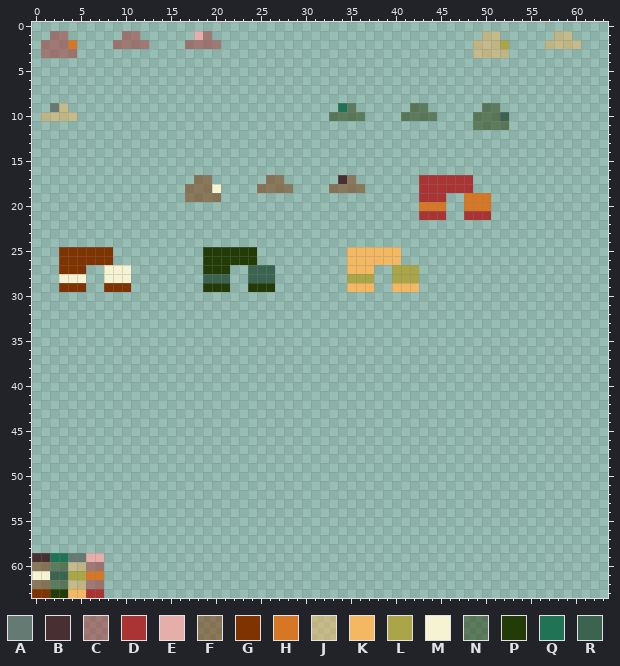
Two states of a pixel-art sprite, mccore/src/main/resources/assets/iv_tdp_modubar/textures/decors/multideck_filler_beer_2.png. This is how it looked before the edit.
The file is 64x64 pixels.
Palette (. is transparent): A #657a73  B #482f32  C #aa343480  D #aa3434  E #e5aea9  F #7f330080  G #7f3300  H #d67725  J #f3b86180  K #f3b861  L #aaa547  M #f6f3d2  N #223b0780  P #223b07  Q #207355  R #3a6450
Pixels before, first column x 0:
 1 ..CC......CC......EC..............................JJ......JJ.
 2 .CCCH....CCCC....CCCC............................JJJL....JJJJ
 3 .CCCC............................................JJJJ........
 4 .............................................................
 5 .............................................................
 6 .............................................................
 7 .............................................................
 8 .............................................................
 9 ..AJ..............................QN......NN......NN.........
10 .JJJJ............................NNNN....NNNN....NNNR........
11 .................................................NNNN........
12 .............................................................
13 .............................................................
14 .............................................................
15 .............................................................
16 .............................................................
17 ..................FF......FF......BF.......DDDDDD............
18 .................FFFM....FFFF....FFFF......DDDDDD............
19 .................FFFF......................DDD..HHH..........
20 ...........................................HHH..HHH..........
21 ...........................................DDD..DDD..........
22 .............................................................
23 .............................................................
24 .............................................................
25 ...GGGGGG..........PPPPPP..........KKKKKK....................
26 ...GGGGGG..........PPPPPP..........KKKKKK....................
27 ...GGG..MMM........PPP..RRR........KKK..LLL..................
28 ...MMM..MMM........RRR..RRR........LLL..LLL..................
29 ...GGG..GGG........PPP..PPP........KKK..KKK..................
30 .............................................................
31 .............................................................
32 .............................................................
33 .............................................................
34 .............................................................
35 .............................................................
36 .............................................................
37 .............................................................
38 .............................................................
39 .............................................................
40 .............................................................
41 .............................................................
42 .............................................................
43 .............................................................
44 .............................................................
45 .............................................................
46 .............................................................
47 .............................................................
48 .............................................................
49 .............................................................
50 .............................................................
51 .............................................................
52 .............................................................
53 .............................................................
54 .............................................................
55 .............................................................
56 .............................................................
57 .............................................................
58 .............................................................
59 BBQQAAEE.....................................................
60 FFNNJJCC.....................................................
61 MMRRLLHH.....................................................
62 FFNNJJCC.....................................................
63 GGPPKKDD.....................................................
New version:
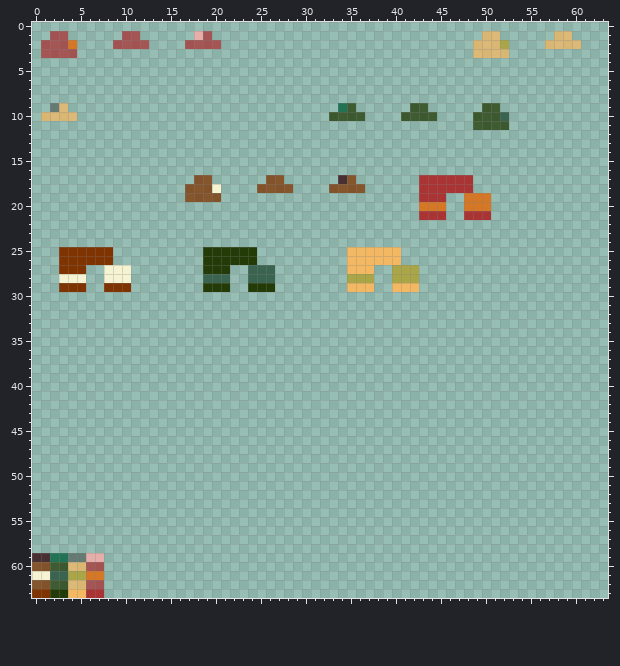
Diff:
colour C: #aa343480 -> #aa3434c0
colour F: #7f330080 -> #7f3300c0
colour J: #f3b86180 -> #f3b861c0
colour N: #223b0780 -> #223b07c0
